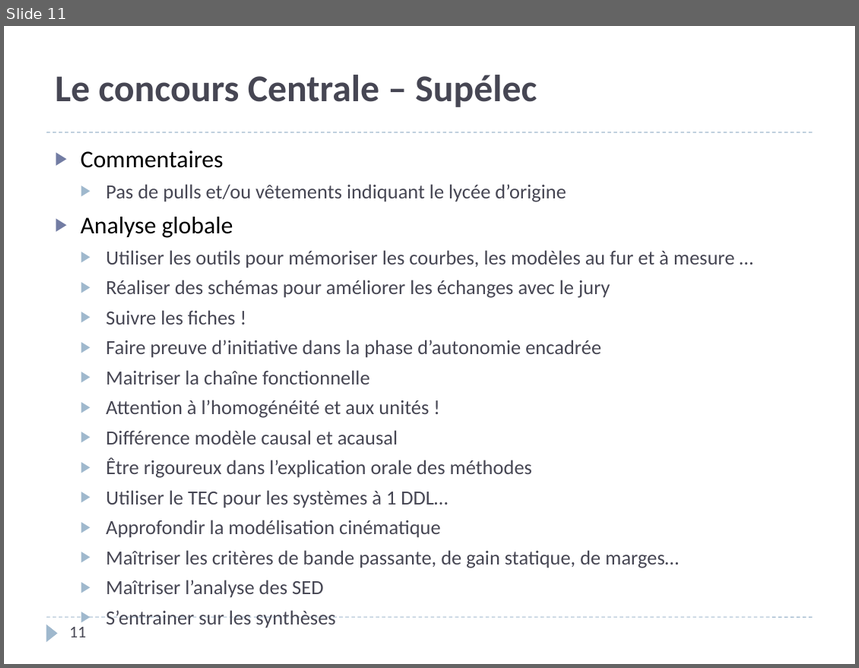
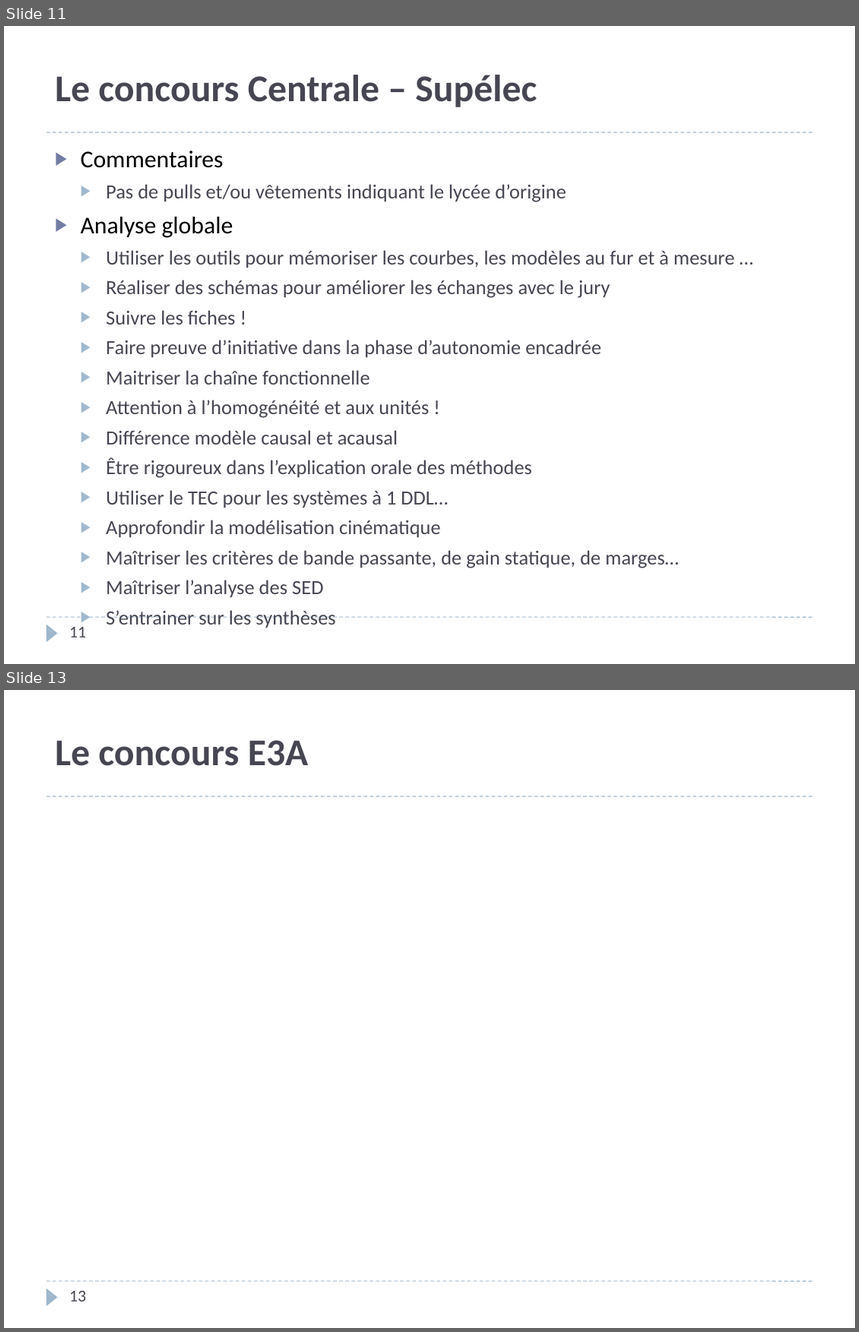
Before and after one commit to xpessoles/PSI, a slide deck: PreparationOral/PreparationOral.pptx. Shown one above the other, each under a label of ours: slide 11 before the commit, slides 11 and 13 after it; the slides between them are not shown. The pictures are 859x668 and 859x1332 pixels, drawn with LibreOffice and Linux fonts; fonts in the diff are those of the drawing. Boxes give left, top, right and bottom in pixels: in the first picture for what was removed or moved away, otherwise in the second. Text is boxed around its words. In the diff, an @@ line names an element or a change of style, - is before the commit and + after.

```diff
--- a/PreparationOral/PreparationOral.pptx
+++ b/PreparationOral/PreparationOral.pptx
@@ slide 13 added at (4, 690, 855, 1328), background #FFFFFF; not listed: 3 template elements that a slide beside it also shows @@
@@ title added at (55, 740, 309, 766), 32 pt, text #464653, bold @@
+Le concours E3A
@@ page number added at (69, 1291, 86, 1302), 14 pt, text #464653 @@
+13
```
Also in this commit, not shown: 3 other slides added, 2 other files.
